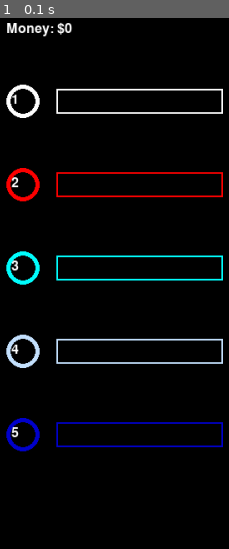
Above: before the commit, frame 1.
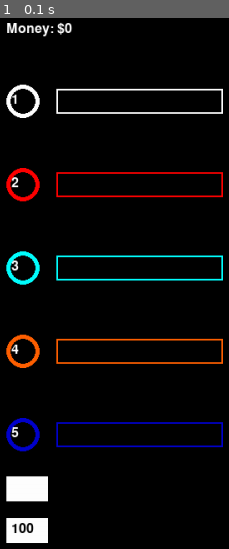
Above: after the commit, the same moment.

Repository: Nikhil-Singla/the-dev-dossier
Game: pygame game, started from game_dev/clickerTutorial_pygame.py
Two runs of this game, one before a commit and one after it. Both use one fixed random seed, a clock stepped at 60 frames per second and the inputs below.
Inputs:
- Up to frame 1 (0.1 s): no input

The runs differ from the first frame. In frame 1, 2.9% of the frame differs, in the area x 2-98%, y 59-99%.

Commit message:
First button successfully displayed

Diff:
--- a/game_dev/clickerTutorial_pygame.py
+++ b/game_dev/clickerTutorial_pygame.py
@@ -58,16 +58,16 @@
 manOneCost = 100
 twoCost = 2
 manTwoOwn = False
-manTwoCost = 200
+manTwoCost = 500
 threeCost = 3
 manThreeOwn = False
-manThreeCost = 300
+manThreeCost = 1000
 fourCost = 4
 manFourOwn = False
-manFourCost = 400
+manFourCost = 3000
 fiveCost = 5
 manFiveOwn = False
-manFiveCost = 500
+manFiveCost = 5000
 
 ## End Manager Variables
 
@@ -86,14 +86,14 @@
     screen.blit(value_text, (16, y_cord-10))
     return task, length, draw
 
-def newButton(color, x_coord, cost, owned):
-    color_button = pygame.draw.rect(screen, color, [x_coord, 340, 50, 30])
+def newButton(color, x_coord, cost, manCost, owned):
+    color_button = pygame.draw.rect(screen, color, [x_coord, 550, 50, 30])
     color_cost = font.render(str(round(cost, 2)), True, black)
     screen.blit(color_cost, (x_coord+6, 350))
     if not owned:
-        managerButton = pygame.draw.rect(screen, color, [x_coord, 405, 50, 30])
-        managerText = font.render(str(round(cost, 2)), True, black)
-        screen.blit(managerText, (x_coord+6, 410))
+        managerButton = pygame.draw.rect(screen, color, [x_coord, 600, 50, 30])
+        managerText = font.render(str(round(manCost, 2)), True, black)
+        screen.blit(managerText, (x_coord+6, 605))
     return color_button, managerButton
 
 gameState = True ## Game Running
@@ -118,8 +118,9 @@
     task1, length_One, draw_One = draw_Box(white, 100, boxOne, draw_One, length_One, speed_One)
     task2, length_Two, draw_Two = draw_Box(red, 200, boxTwo, draw_Two, length_Two, speed_Two)
     task3, length_Three, draw_Three = draw_Box(aqua, 300, boxThree, draw_Three, length_Three, speed_Three)
-    task4, length_Four, draw_Four = draw_Box(metallic, 400, boxFour, draw_Four, length_Four, speed_Four)
+    task4, length_Four, draw_Four = draw_Box(orange, 400, boxFour, draw_Four, length_Four, speed_Four)
     task5, length_Five, draw_Five = draw_Box(navy, 500, boxFive, draw_Five, length_Five, speed_Five)
+    buy1, manBuy1 = newButton(white, 10, oneCost, manOneCost, manOneOwn)
 
     display_score = font.render('Money: $'+str(round(score,2)), True, white, black)
     screen.blit(display_score, (10,5))
